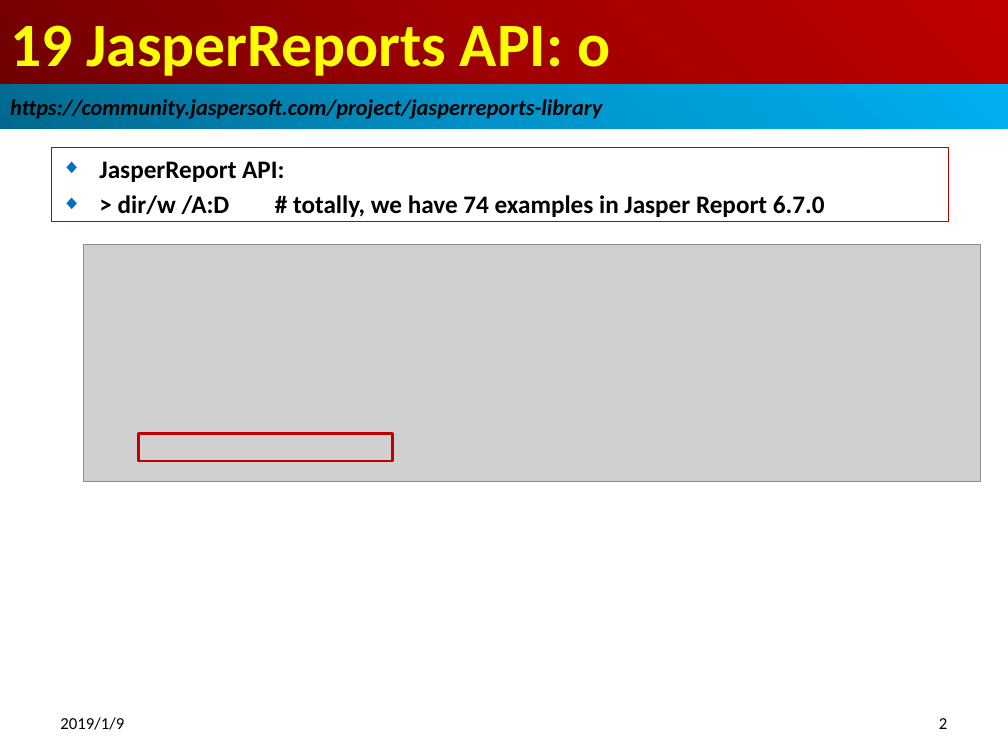
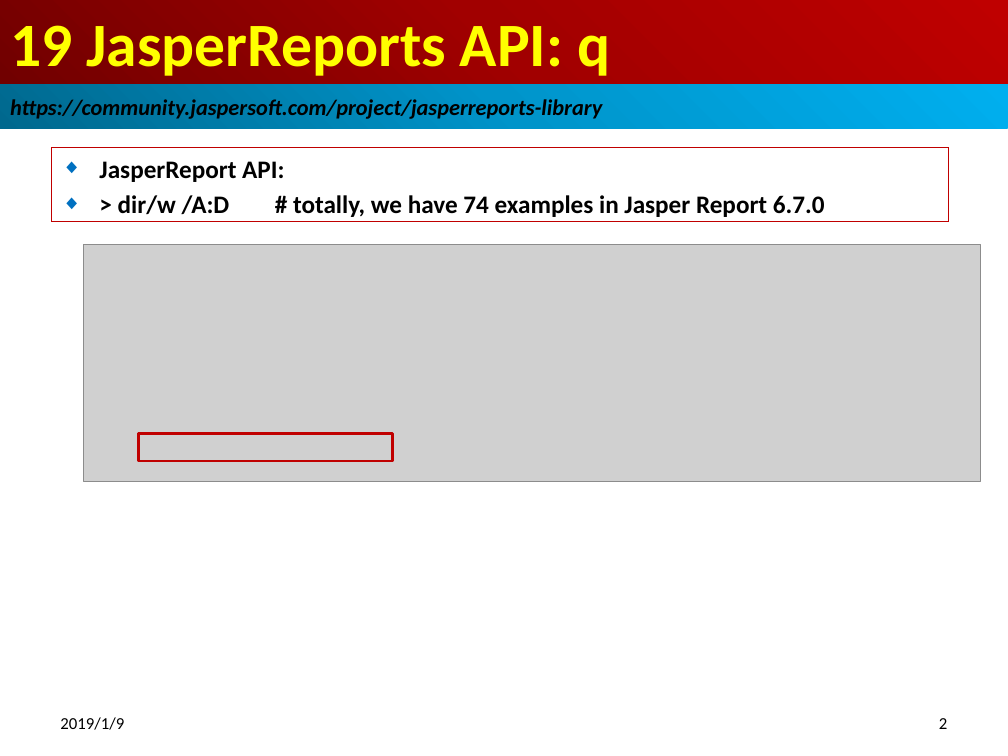
Before and after one commit to peterhchen/100-jasper-report-api-6.7.0, a slide deck: slide 2 of 15_Ch19_API_q.pptx. Drawn at 1008x756 pixels with LibreOffice and Linux fonts; fonts in the diff are those of the drawing; grey boxes stand for pictures. Boxes give left, top, right and bottom in pixels: in the first picture for what was removed or moved away, otherwise in the second. Text is boxed around its words. In the diff, an @@ line names an element or a change of style, - is before the commit and + after.

```diff
--- a/15_Ch19_API_q.pptx
+++ b/15_Ch19_API_q.pptx
@@ title at [10, 25, 610, 76]: text changed @@
-19 JasperReports API: o
+19 JasperReports API: q
```
Also in this commit, not shown: 1 other file.
